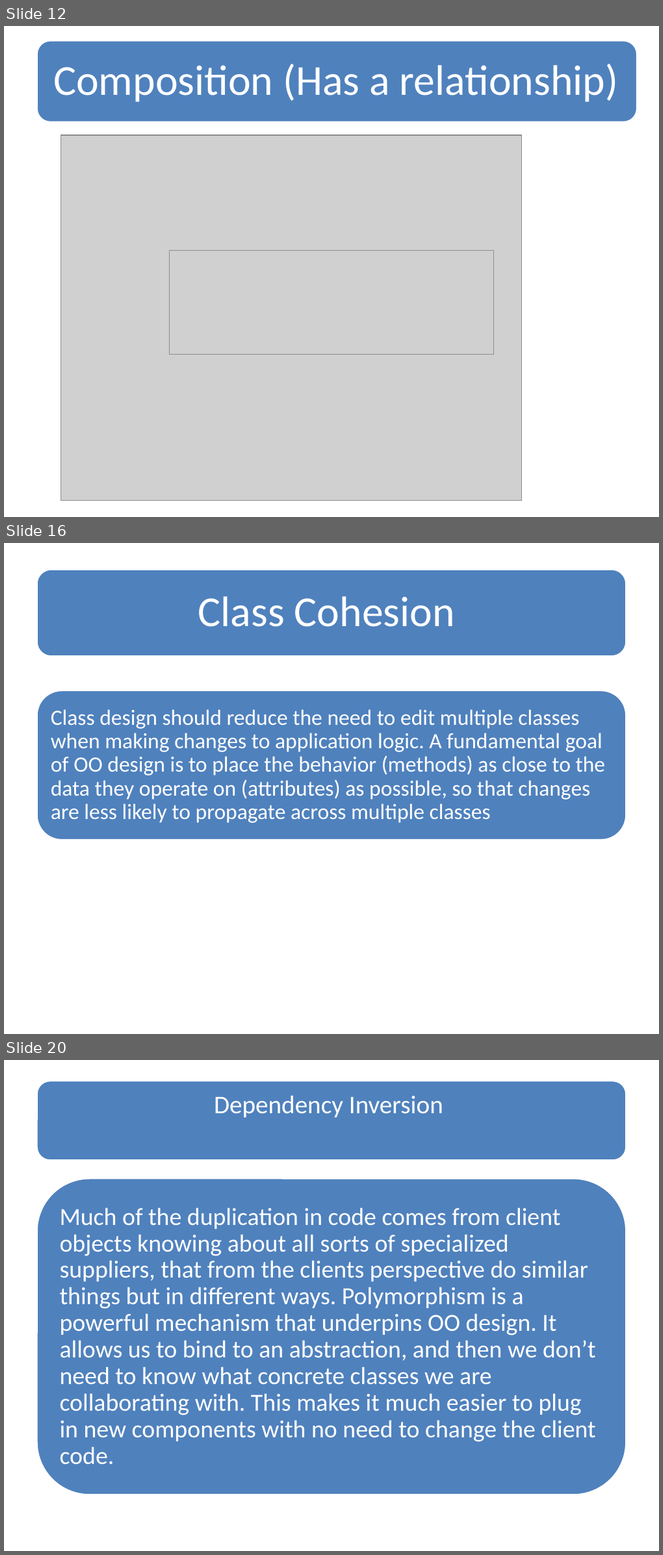
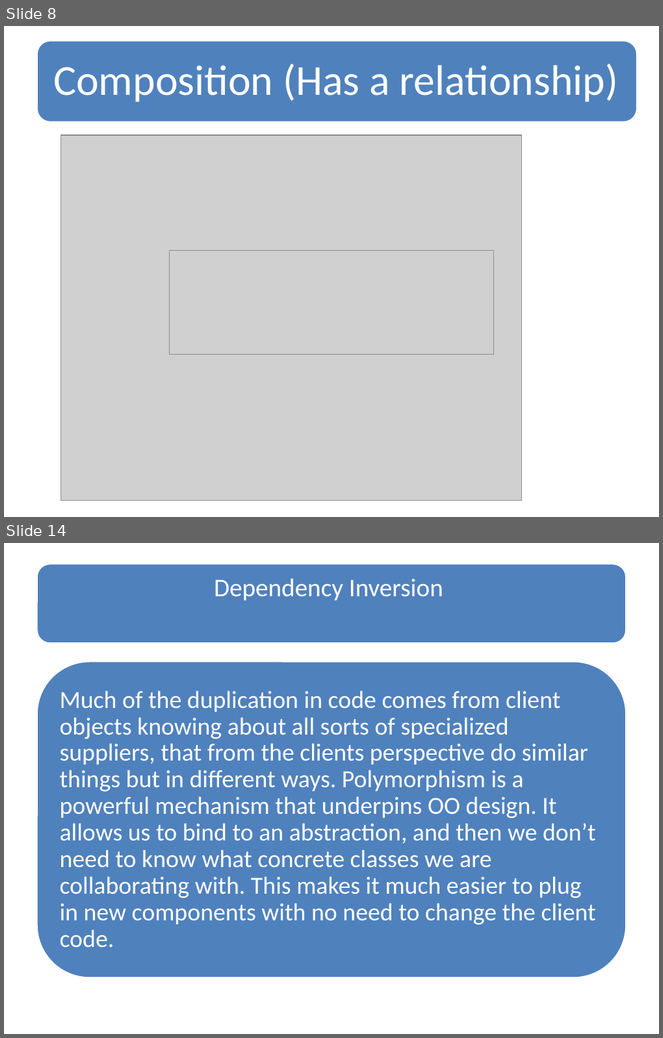
Before and after one commit to soyebparvez/DesignPatternData, a slide deck: Design Principle.pptx. Shown one above the other, each under a label of ours: slides 12, 16 and 20 before the commit, slides 8 and 14 after it; the slides between them are not shown. The pictures are 663x1555 and 663x1038 pixels, drawn with LibreOffice and Linux fonts; fonts in the diff are those of the drawing; grey boxes stand for pictures. Boxes give left, top, right and bottom in pixels: in the first picture for what was removed or moved away, otherwise in the second. Text is boxed around its words. In the diff, an @@ line names an element or a change of style, - is before the commit and + after.

```diff
--- a/Design Principle.pptx
+++ b/Design Principle.pptx
@@ slide 16 removed at bbox=[4, 543, 659, 1034], background #FFFFFF @@
@@ rounded rectangle removed at bbox=[36, 569, 627, 656] @@
@@ text removed at bbox=[198, 596, 455, 627] @@
-Class Cohesion
@@ rounded rectangle removed at bbox=[36, 691, 627, 841] @@
@@ text removed at bbox=[51, 709, 606, 823] @@
-Class design should reduce the need to edit multiple classes when making changes to application logic. A fundamental goal of OO design is to place the behavior (methods) as close to the data they operate on (attributes) as possible, so that changes are less likely to propagate across multiple classes
@@ what was slide 12 is now slide 8 @@
@@ what was slide 20 is now slide 14 @@
```
Also in this commit, not shown: 13 slides changed, 1 slide added, 6 other slides removed.
